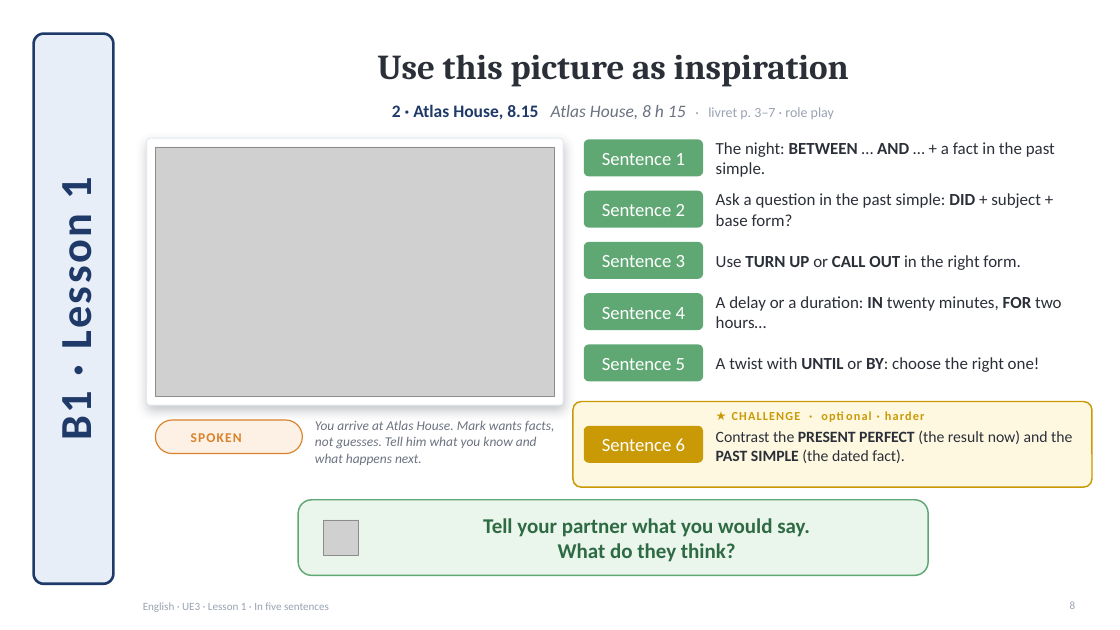
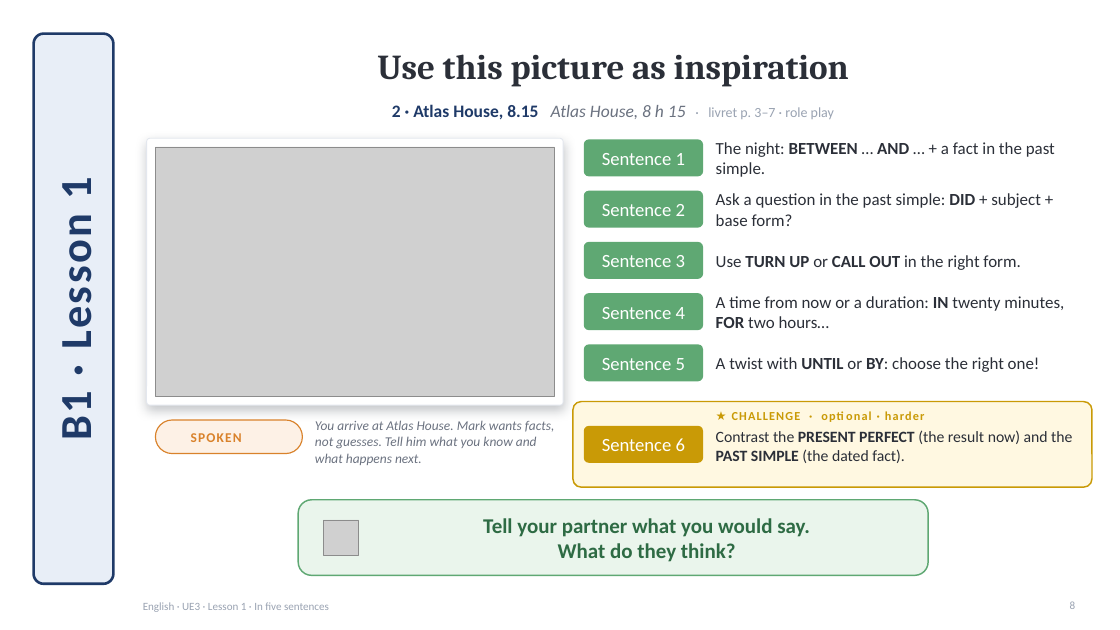
Before and after one commit to ajouniaux/talenleren, a slide deck: slide 8 of anglais_productions/powerpoints/UE3_Lesson1_In_five_sentences.pptx. Drawn at 1120x630 pixels with LibreOffice and Linux fonts; fonts in the diff are those of the drawing; grey boxes stand for pictures; background and template pictures are left out. Boxes give left, top, right and bottom in pixels: in the first picture for what was removed or moved away, otherwise in the second. Text is boxed around its words. In the diff, an @@ line names an element or a change of style, - is before the commit and + after.

```diff
--- a/anglais_productions/powerpoints/UE3_Lesson1_In_five_sentences.pptx
+++ b/anglais_productions/powerpoints/UE3_Lesson1_In_five_sentences.pptx
@@ text at bbox=[716, 296, 1064, 328]: text changed @@
-A delay or a duration: IN twenty minutes, FOR two hours…
+A time from now or a duration: IN twenty minutes, FOR two hours…
```
Also in this commit, not shown: 5 other slides changed, 2 other files.
